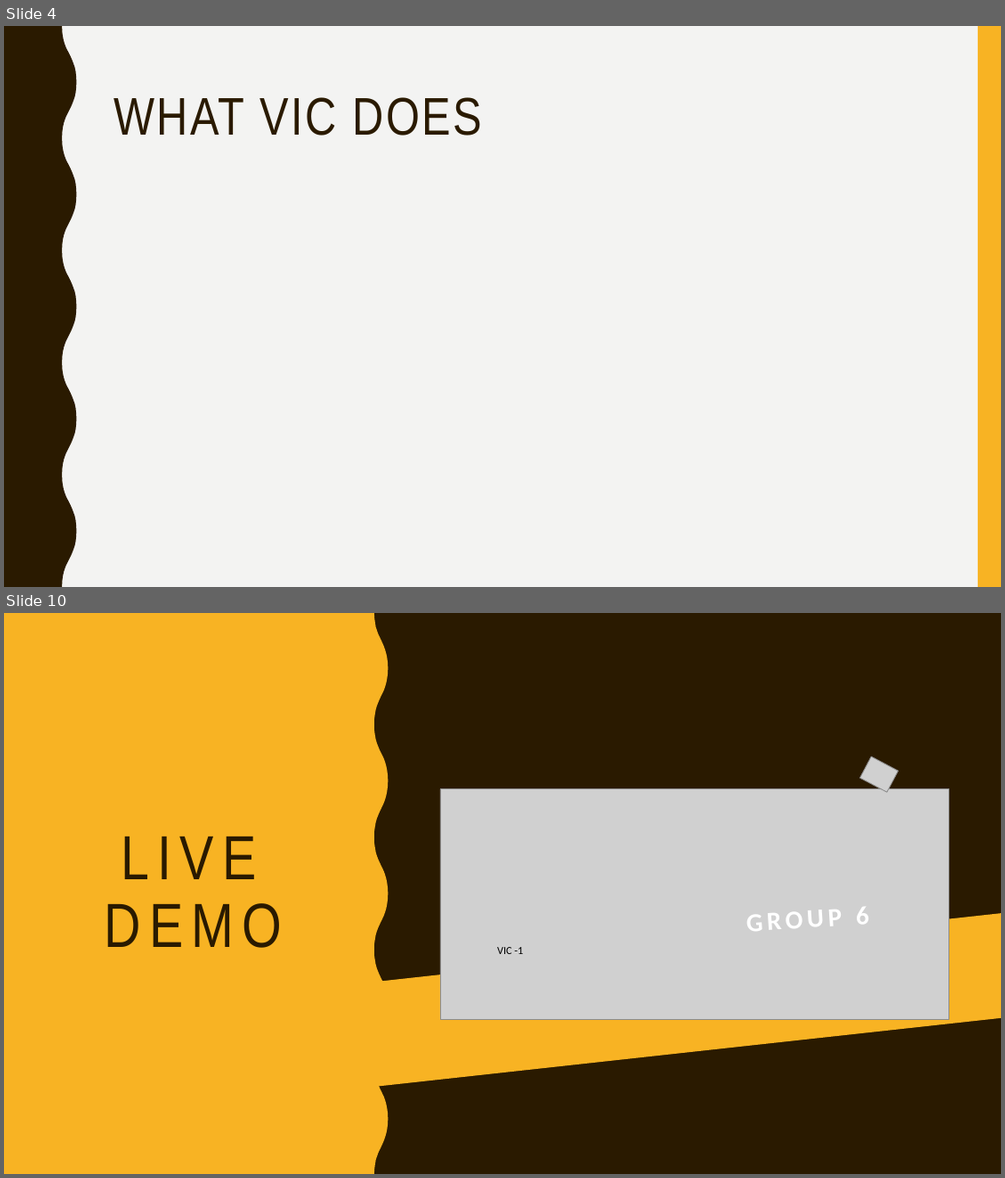
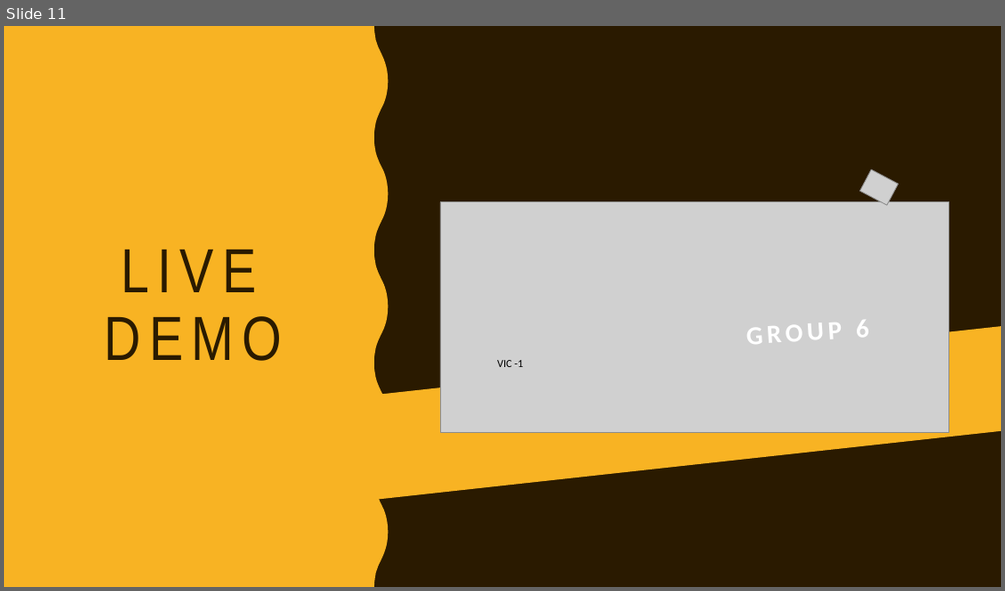
Before and after one commit to jean-lucas/vic, a slide deck: Presentation/Vehicle Intersection Control Presentation.pptx. Shown one above the other, each under a label of ours: slides 4 and 10 before the commit, slide 11 after it; the slides between them are not shown. The pictures are 1005x1178 and 1005x591 pixels, drawn with LibreOffice and Linux fonts; fonts in the diff are those of the drawing; grey boxes stand for pictures. Boxes give left, top, right and bottom in pixels: in the first picture for what was removed or moved away, otherwise in the second. Text is boxed around its words. In the diff, an @@ line names an element or a change of style, - is before the commit and + after.

```diff
--- a/Presentation/Vehicle Intersection Control Presentation.pptx
+++ b/Presentation/Vehicle Intersection Control Presentation.pptx
@@ slide 4 removed at <box>4,26,1001,587</box>, background #F3F3F2 @@
@@ freeform shape removed at <box>4,26,77,587</box> @@
@@ rectangle removed at <box>978,26,1001,587</box> @@
@@ title removed at <box>113,97,482,135</box> @@
-WHAT VIC DOES
@@ what was slide 10 is now slide 11 @@
```
Also in this commit, not shown: 7 slides added, 6 other slides removed.
